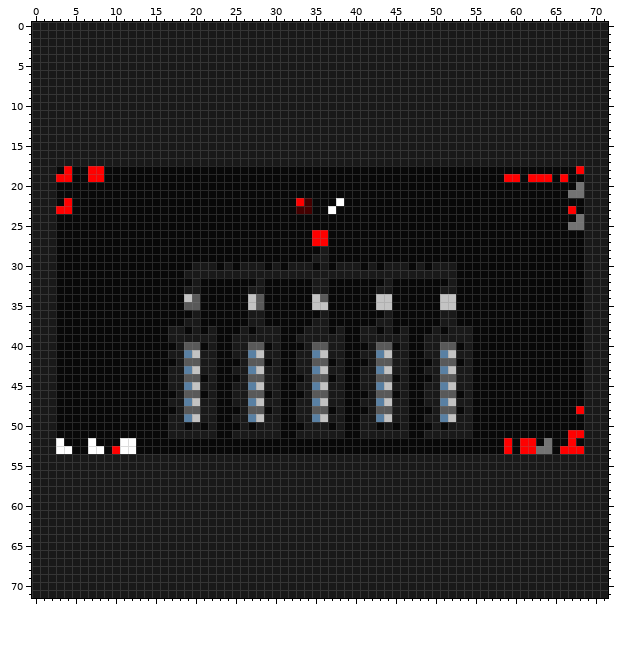
Sprite sheet, stored at 031level.png. The picture above is the old version.
The file is 72x72 pixels.
After the commit:
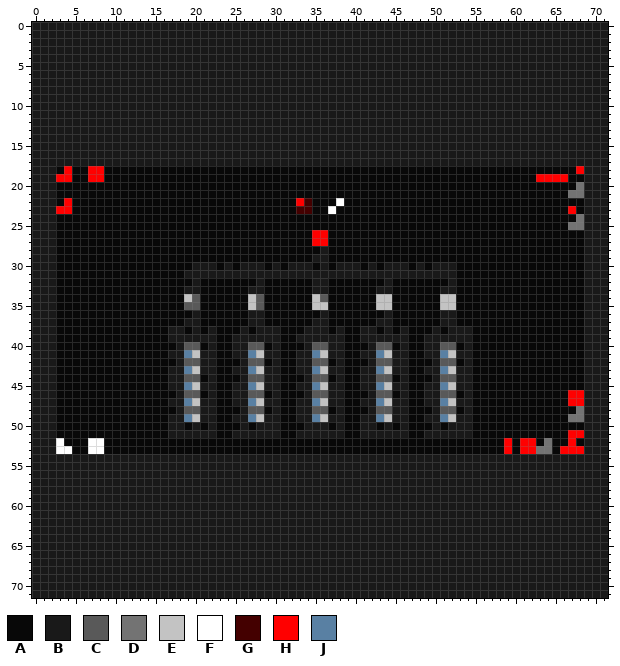
Palette (. is transparent): A #080808  B #191919  C #595959  D #737373  E #c3c3c3  F #ffffff  G #440000  H #ff0000  J #5980a3
Difference:
{"y":19,"x":59,"old":"HH","new":"AA"}
{"y":19,"x":62,"old":"H","new":"A"}
{"y":19,"x":65,"old":"A","new":"H"}
{"y":46,"x":67,"old":"AA","new":"HH"}
{"y":47,"x":67,"old":"AA","new":"HH"}
{"y":48,"x":68,"old":"H","new":"D"}
{"y":49,"x":67,"old":"AA","new":"DD"}
{"y":52,"x":8,"old":"A","new":"F"}
{"y":52,"x":11,"old":"FF","new":"AA"}
{"y":53,"x":10,"old":"HFF","new":"AAA"}
{"label":"changed","picture_box":[504,174,560,182]}
{"label":"changed","picture_box":[568,390,584,422]}
{"label":"changed","picture_box":[96,438,136,454]}
